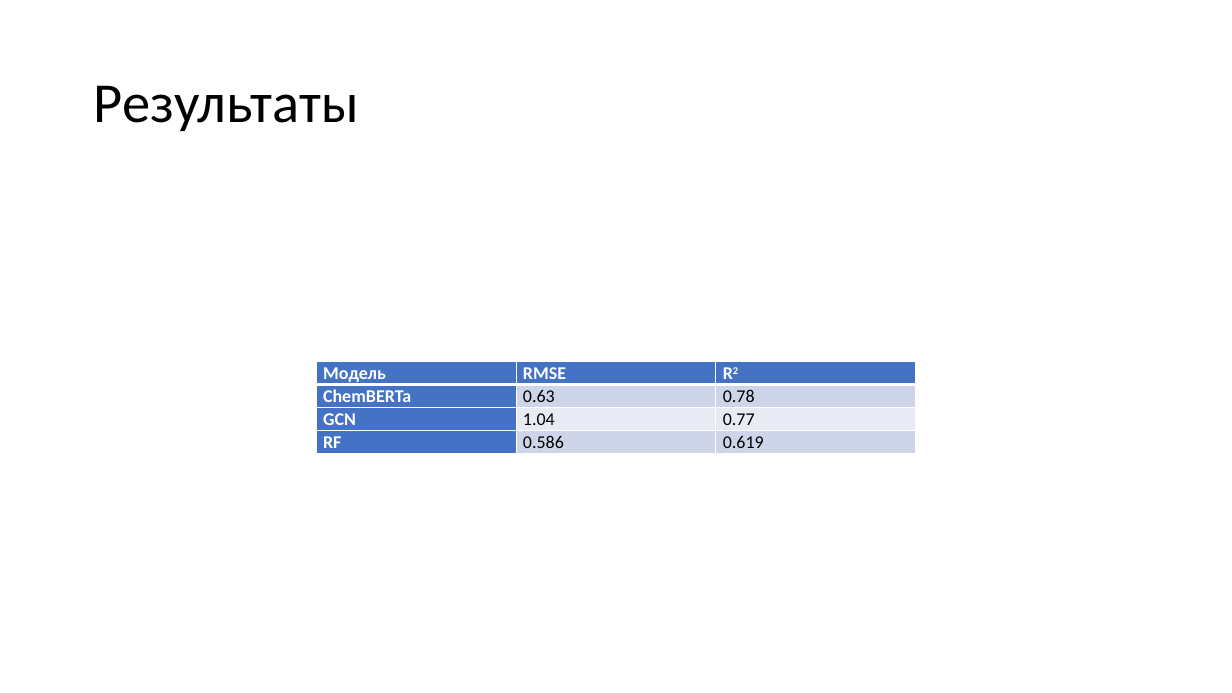
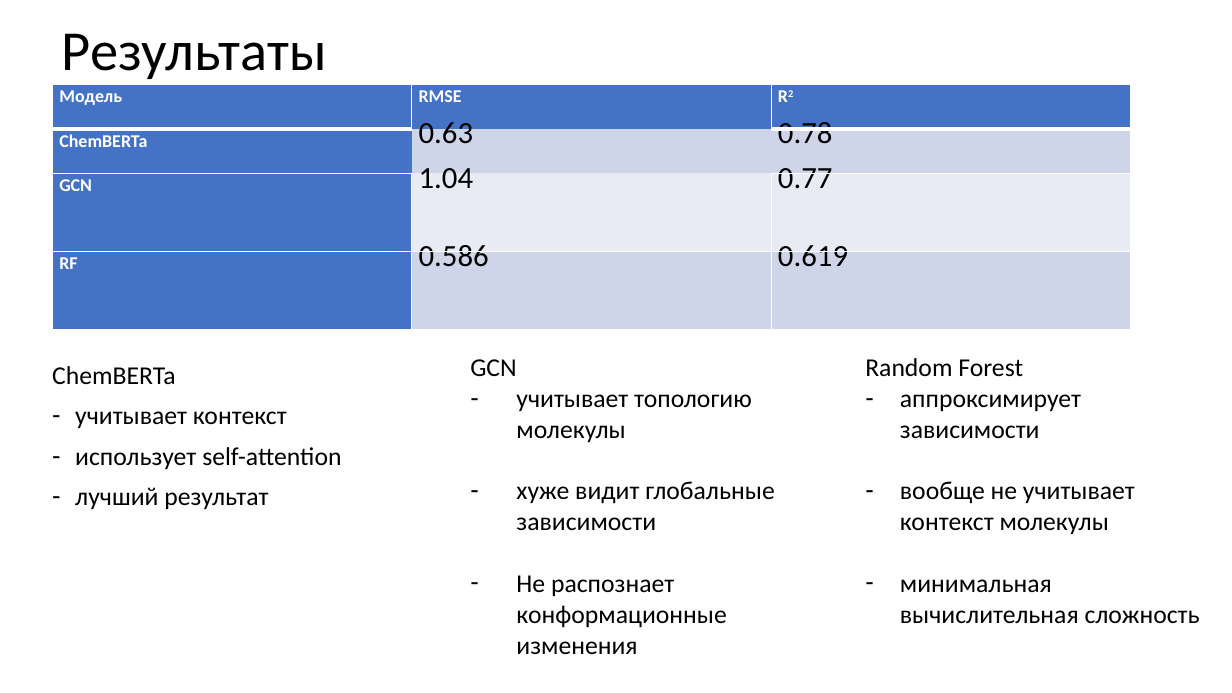
Before and after one commit to Levaaaaaa/BSU, a slide deck: slide 10 of sem_6/course_paper/course_paper/Snezhko_course_paper.pptx. Drawn at 1232x693 pixels with LibreOffice and Linux fonts; fonts in the diff are those of the drawing. Boxes give left, top, right and bottom in pixels: in the first picture for what was removed or moved away, otherwise in the second. Text is boxed around its words. In the diff, an @@ line names an element or a change of style, - is before the commit and + after.

```diff
--- a/sem_6/course_paper/course_paper/Snezhko_course_paper.pptx
+++ b/sem_6/course_paper/course_paper/Snezhko_course_paper.pptx
@@ title "Результаты": place and size @@
-title "Результаты" at [94,85,359,131]
+title "Результаты" at [62,33,327,79]
@@ table at [53,84,1131,329] @@
@@ size 14 to 24 pt in "0.63", "0.78", "1.04", "0.77" and 2 more places @@
@@ borders changed @@
@@ table: place and size @@
-table at [316,361,915,458]
+table at [53,84,1131,329]
@@ text added at [470,359,774,654], 20 pt, text #000000 @@
+GCN
+– учитывает топологию молекулы
+– хуже видит глобальные зависимости
+– Не распознает конформационные изменения
@@ text added at [865,358,1200,624], 20 pt, text #000000 @@
+Random Forest
+– аппроксимирует зависимости
+– вообще не учитывает контекст молекулы
+– минимальная вычислительная сложность
@@ text added at [52,366,341,509], 20 pt, text #000000 @@
+ChemBERTa
+– учитывает контекст
+– использует self-attention
+– лучший результат
```
Also in this commit, not shown: 1 slide removed, 4 other files.
